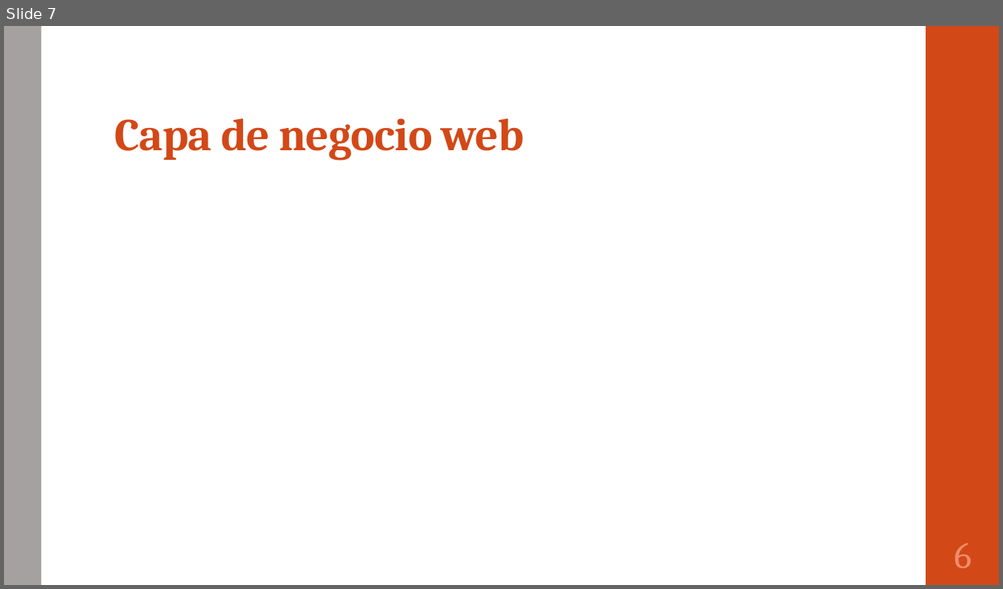
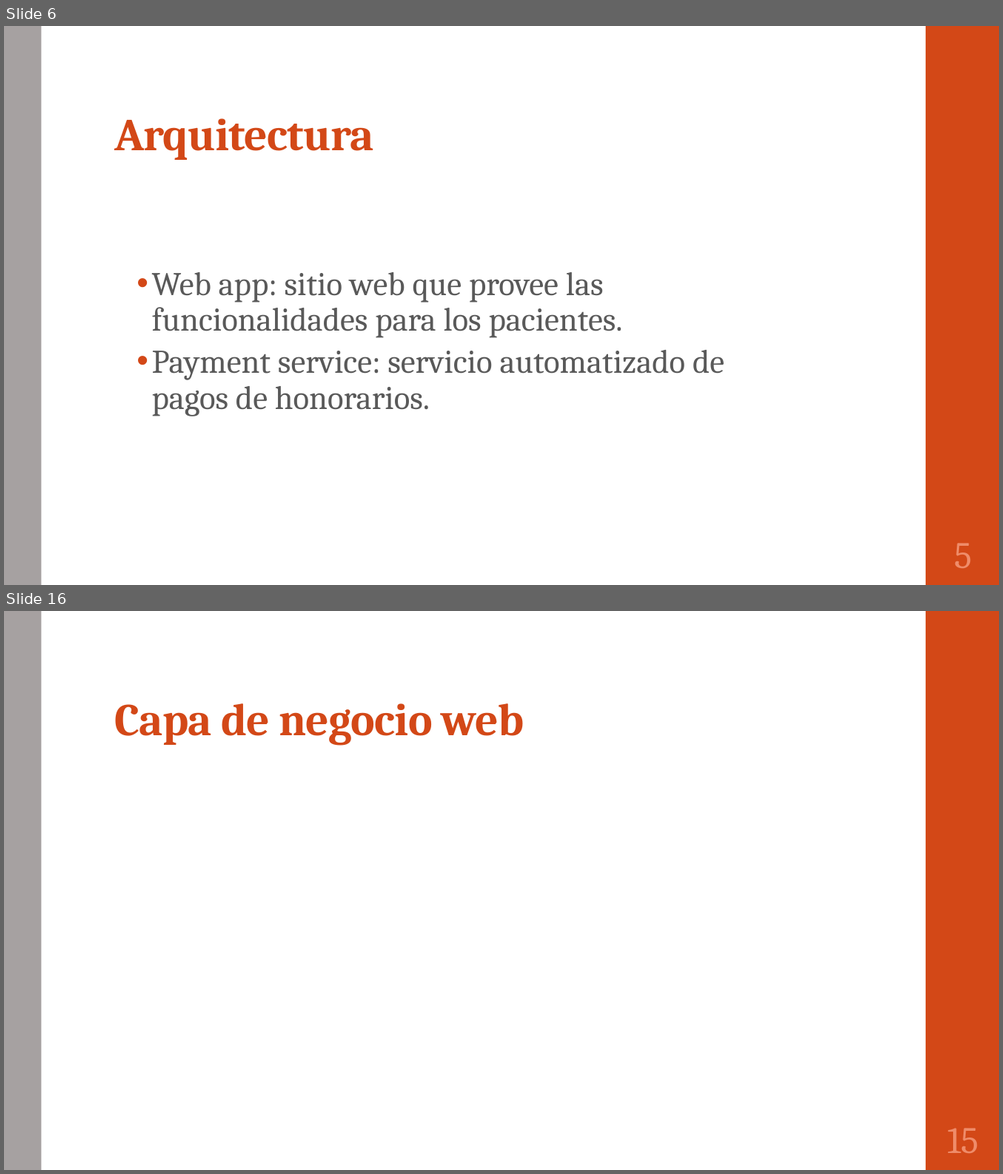
Before and after one commit to portafolio2016/hipocrates, a slide deck: Plantilla presentacion final.pptx. Shown one above the other, each under a label of ours: slide 7 before the commit, slides 6 and 16 after it; the slides between them are not shown. The pictures are 1003x589 and 1003x1174 pixels, drawn with LibreOffice and Linux fonts; fonts in the diff are those of the drawing. Boxes give left, top, right and bottom in pixels: in the first picture for what was removed or moved away, otherwise in the second. Text is boxed around its words. In the diff, an @@ line names an element or a change of style, - is before the commit and + after.

```diff
--- a/Plantilla presentacion final.pptx
+++ b/Plantilla presentacion final.pptx
@@ slide 6 added at [4,26,999,585], background #FFFFFF; not listed: 2 template elements that a slide beside it also shows @@
@@ title added at [114,118,374,160], 44 pt, text #D34817, bold @@
+Arquitectura
@@ text added at [152,272,724,417], 32 pt, text #595959 @@
+  • Web app: sitio web que provee las funcionalidades para los pacientes.
+  • Payment service: servicio automatizado de pagos de honorarios.
@@ page number added at [953,543,971,568], 36 pt, text #EF8C6A @@
+5
@@ what was slide 7 is now slide 16 @@
@@ page number at [947,1128,978,1153]: text changed @@
-6
+15
```
Also in this commit, not shown: 6 slides changed, 8 other slides added.
